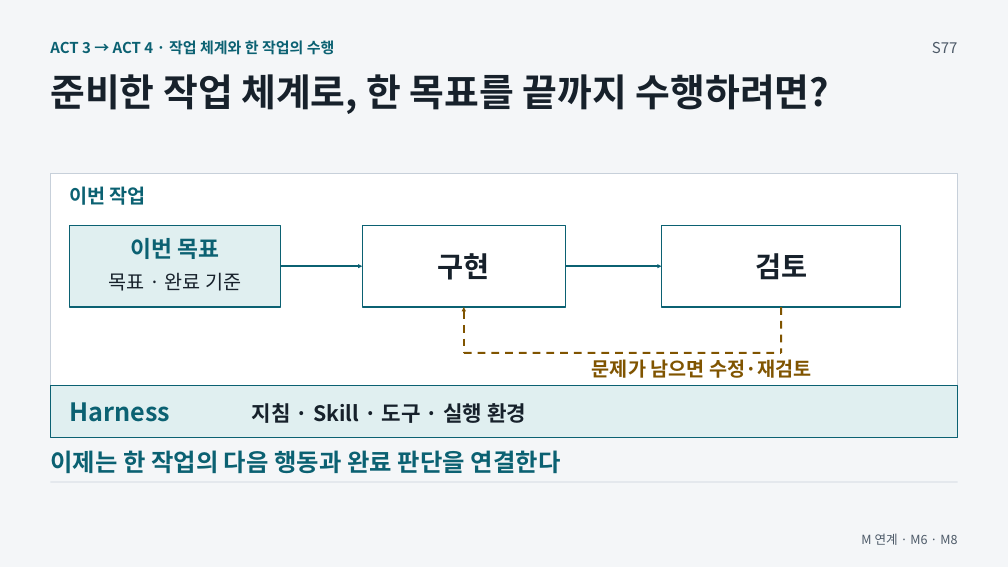
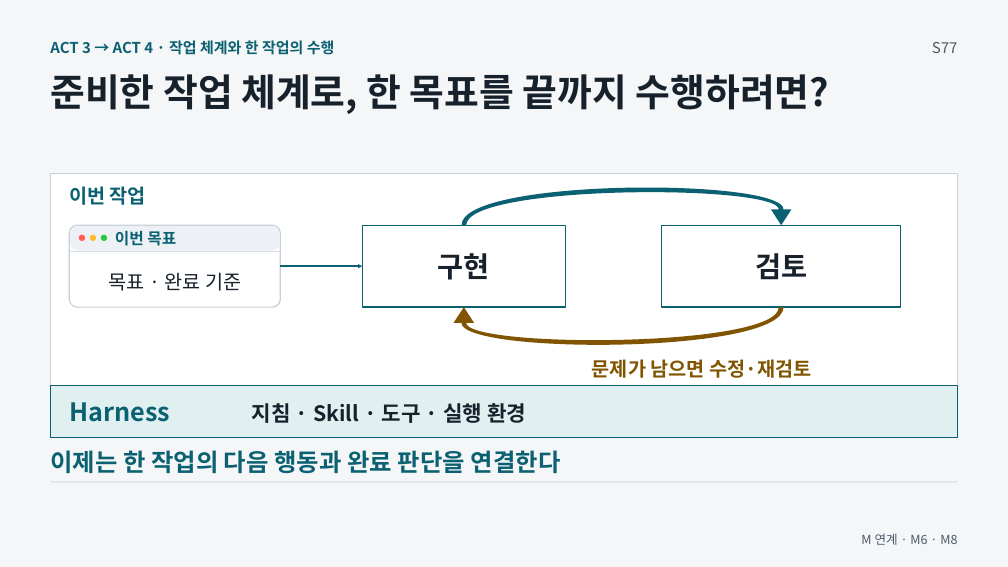
Before and after one commit to GideokKim/ai-dev-training, a slide deck: slide 77 of production/AI_Dev_Training_Full.pptx. Drawn at 1008x567 pixels with LibreOffice and Linux fonts; fonts in the diff are those of the drawing. Boxes give left, top, right and bottom in pixels: in the first picture for what was removed or moved away, otherwise in the second. Text is boxed around its words. In the diff, an @@ line names an element or a change of style, - is before the commit and + after.

```diff
--- a/production/AI_Dev_Training_Full.pptx
+++ b/production/AI_Dev_Training_Full.pptx
@@ freeform shape added at [461,178,794,225], fill #0B6172 @@
@@ rectangle removed at [70,225,281,307] @@
@@ rounded rectangle added at [70,225,281,307], fill #FFFFFF, outline #C7D0DA 1.13 pt @@
@@ rounded rectangle added at [70,226,280,250], fill #EDF1F5 @@
@@ ellipse added at [79,234,85,240], fill #FF5F57 @@
@@ ellipse added at [90,234,96,240], fill #FEBC2E @@
@@ ellipse added at [101,234,107,240], fill #28C840 @@
@@ text "이번 목표": place and size @@
-text "이번 목표" at [130,238,219,259]
+text "이번 목표" at [115,230,176,246]
@@ text "이번 목표" at [115,230,176,246]: size 21.8 to 15 pt; alignment centre to left @@
@@ line added from (70, 251) to (280, 251), #C7D0DA 0.75 pt @@
@@ arrow removed from (566, 266) to (662, 266) @@
@@ freeform shape added at [451,307,784,354], fill #805400 @@
@@ arrow removed from (464, 353) to (464, 307) @@
@@ line removed from (781, 307) to (781, 353) @@
@@ line removed from (464, 353) to (781, 353) @@
```
Also in this commit, not shown: 18 other files.
